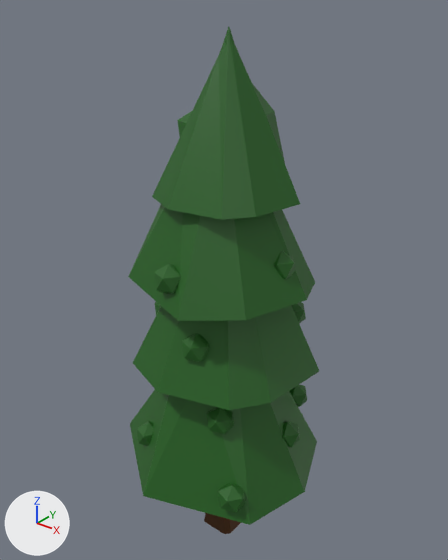
The FBX model Assets/Models/Terrains/pinomanzanas.fbx: old version first, new version second.
The view is the same before and after, from a camera (50 mm lens) standing at (9.24, -31.85, 12.33) and looking at (0.11, -20.44, 5.26). Arrows for +X, +Y and +Z are at lower left; the lights stay in place. The picture after the commit comes second. Where no turn or scale is listed for an object, it has been applied to the vertices. Vertices at exactly the same position are counted once.

Script lines for the objects in view, before the commit:
```python
me_icosphere_013 = bpy.data.meshes.new('Icosphere.013')
me_icosphere_013.from_pydata(...)  # 356 vertices, 574 faces; spans x -2.91..2.7, y -2.85..2.81, z -9.29..4.97
# faces by material slot: [564, 10]
me_icosphere_013.materials.append(mat_verde_oscuro_001)  # dark green #215f1c
me_icosphere_013.materials.append(mat_wood_002)  # brown #4b2800
ob_arbol_fino_001 = bpy.data.objects.new('arbol fino.001', me_icosphere_013)
ob_arbol_fino_001.location = (0.46, -20.82, 6.46)
```
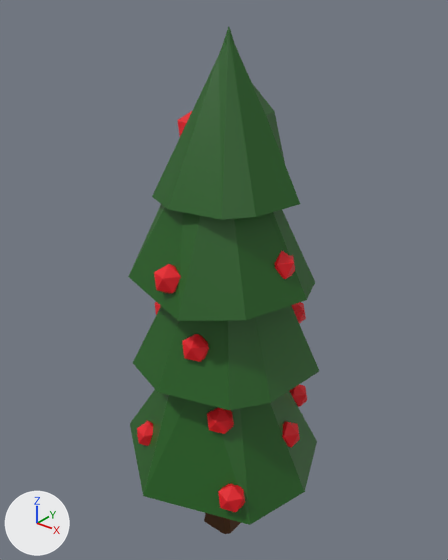
Changed parts and their boxes (x1, y1, x2, y2) in the pictures (448 x 560 px):
```json
{"part": 1, "of": "me_icosphere_013", "change": "recoloured", "before": [137, 251, 307, 512], "after": [137, 251, 307, 512]}
{"part": 2, "of": "me_icosphere_013", "change": "recoloured", "before": [177, 111, 192, 136], "after": [177, 111, 192, 136]}
```

Edits to the scene script, one JSON object a line:
```json
{"op": "add", "block": "mat_material_003", "code": ["mat_material_003 = principled_material('Material.003')", "mat_material_003.base_color = (0.8, 0.00352, 0.0124)  # red #e70c1d"]}
{"block": "me_icosphere_013", "where": "me_icosphere_013.from_pydata(...)  # 356 vertices, 574 faces; spans x -2.91..2.7, y -2.85..2.81, z -9.29..4.97"}
{"block": "me_icosphere_013", "where": "# used by ob_arbol_fino_001; location = (0.46, -20.82, 6.46)"}
{"block": "me_icosphere_013", "change": "me_icosphere_013 part 1: 200 of the faces centred in x -1.87..2.2, y -2.12..2.05, z -6.1..0.09 switch from mat_verde_oscuro_001 (dark green #215f1c) to mat_material_003 (red #e70c1d)"}
{"block": "me_icosphere_013", "change": "me_icosphere_013 part 2: 20 of the faces centred in x -1.18..-0.57, y -0.43..0.15, z 2.5..2.99 switch from mat_verde_oscuro_001 (dark green #215f1c) to mat_material_003 (red #e70c1d)"}
```
